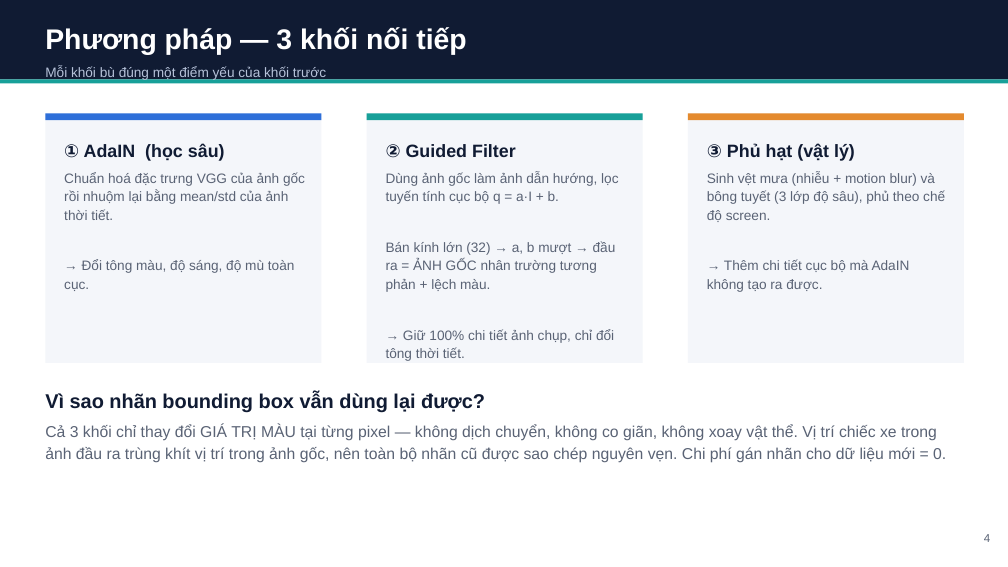
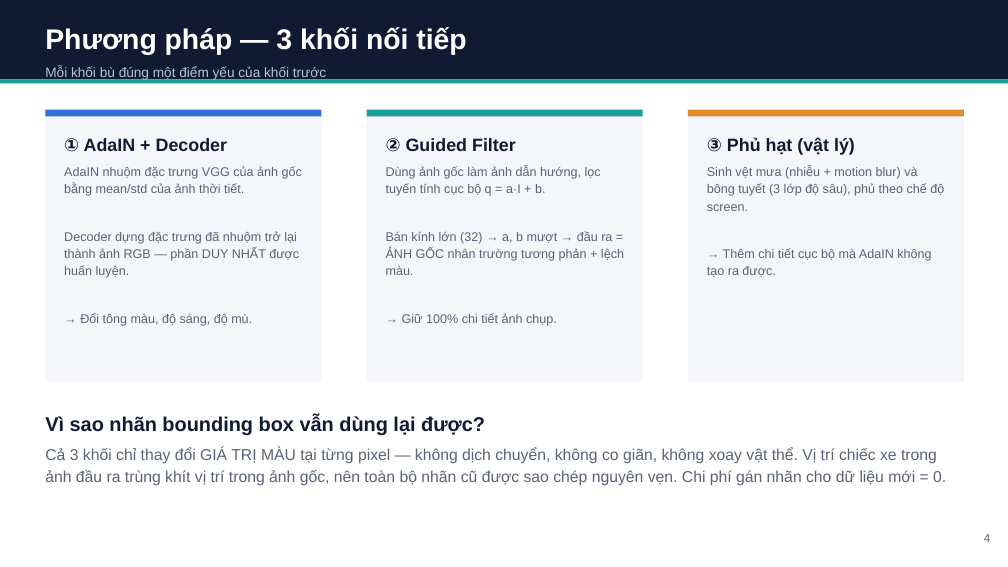
Before and after one commit to QuyDatSadBoy/StyleTranfer_Viettel_Course_DeepLearning, a slide deck: slide 5 of slides/BaoCao_TangCuongDuLieuThoiTiet.pptx. Drawn at 1008x567 pixels with LibreOffice and Linux fonts; fonts in the diff are those of the drawing. Boxes give left, top, right and bottom in pixels: in the first picture for what was removed or moved away, otherwise in the second. Text is boxed around its words. In the diff, an @@ line names an element or a change of style, - is before the commit and + after.

```diff
--- a/slides/BaoCao_TangCuongDuLieuThoiTiet.pptx
+++ b/slides/BaoCao_TangCuongDuLieuThoiTiet.pptx
@@ rectangle resized from (x1=45, y1=113, x2=321, y2=363) to (x1=45, y1=110, x2=321, y2=382) @@
@@ rectangle resized from (x1=367, y1=113, x2=643, y2=363) to (x1=367, y1=110, x2=643, y2=382) @@
@@ 3 rectangles moved together from (x1=45, y1=113, x2=964, y2=120) to (x1=45, y1=110, x2=964, y2=116) @@
@@ rectangle resized from (x1=688, y1=113, x2=964, y2=363) to (x1=688, y1=110, x2=964, y2=382) @@
@@ text at (x1=64, y1=138, x2=302, y2=326): text changed; size 13 to 12 pt @@
-① AdaIN (học sâu)
-Chuẩn hoá đặc trưng VGG của ảnh gốc rồi nhuộm lại bằng mean/std của ảnh thời tiết.
-→ Đổi tông màu, độ sáng, độ mù toàn cục.
+① AdaIN + Decoder
+AdaIN nhuộm đặc trưng VGG của ảnh gốc bằng mean/std của ảnh thời tiết.
+Decoder dựng đặc trưng đã nhuộm trở lại thành ảnh RGB — phần DUY NHẤT được huấn luyện.
+→ Đổi tông màu, độ sáng, độ mù.
@@ text at (x1=386, y1=166, x2=624, y2=326): text changed; size 13 to 12 pt @@
-Dùng ảnh gốc làm ảnh dẫn hướng, lọc tuyến tính cục bộ q = a·I + b.
-Bán kính lớn (32) → a, b mượt → đầu ra = ẢNH GỐC nhân trường tương phản + lệch màu.
-→ Giữ 100% chi tiết ảnh chụp, chỉ đổi tông thời tiết.
+Dùng ảnh gốc làm ảnh dẫn hướng, lọc tuyến tính cục bộ q = a·I + b.
+Bán kính lớn (32) → a, b mượt → đầu ra = ẢNH GỐC nhân trường tương phản + lệch màu.
+→ Giữ 100% chi tiết ảnh chụp.
@@ text at (x1=707, y1=166, x2=944, y2=277): size 13 to 12 pt in "Sinh vệt mưa (nhiễu + motion blur) ..." @@
@@ text "Vì sao nhãn bounding box ..." moved from (x1=45, y1=393, x2=946, y2=463) to (x1=45, y1=416, x2=946, y2=486) @@
```
Also in this commit, not shown: 1 other slide changed, 6 other files.
